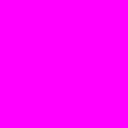
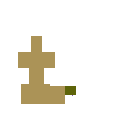
Comparing the layer stacks of the two 128 x 128 images. Changes:
hid "levels", painted on it over bbox(0, 0, 128, 128)
showed "cover", painted on it over bbox(18, 36, 76, 104)
